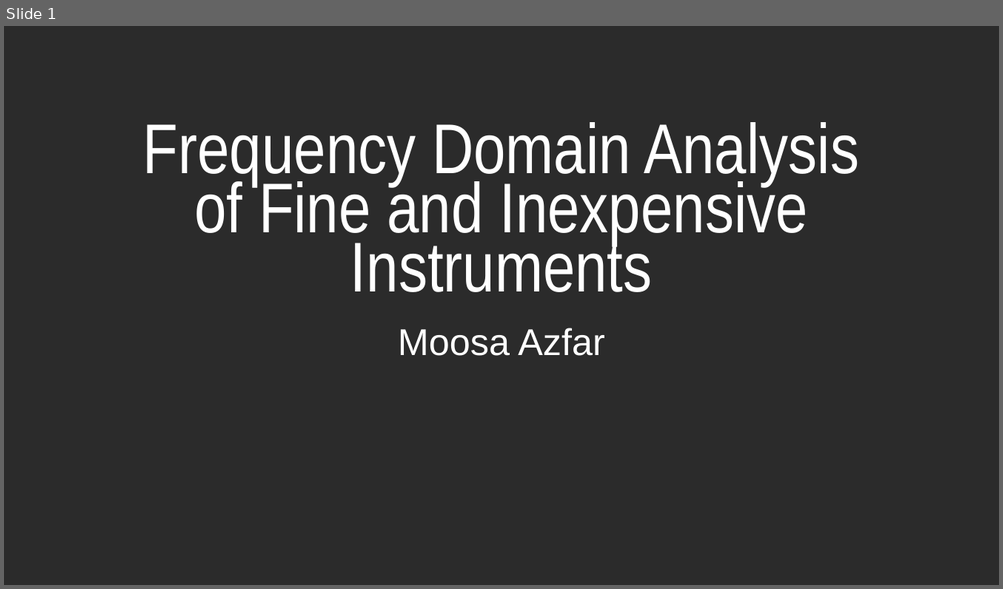
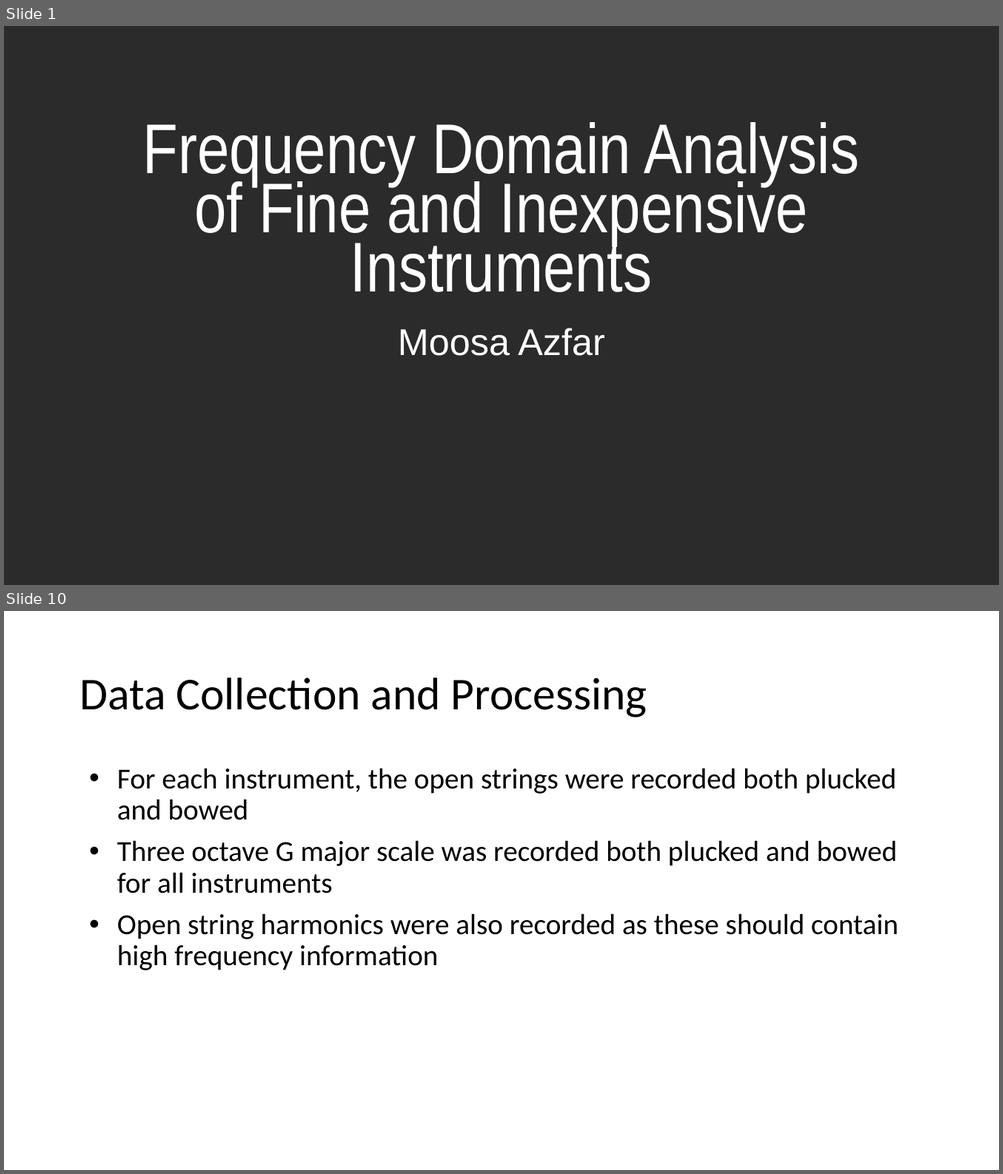
Before and after one commit to mxazfar/Music-Project, a slide deck: URC Presentation.pptx. Shown one above the other, each under a label of ours: slide 1 before the commit, slides 1 and 10 after it; the slides between them are not shown. The pictures are 1003x589 and 1003x1174 pixels, drawn with LibreOffice and Linux fonts; fonts in the diff are those of the drawing; background and template pictures are left out; a plain dark background stands for a picture behind light text. Boxes give left, top, right and bottom in pixels: in the first picture for what was removed or moved away, otherwise in the second. Text is boxed around its words. In the diff, an @@ line names an element or a change of style, - is before the commit and + after.

```diff
--- a/URC Presentation.pptx
+++ b/URC Presentation.pptx
@@ slide 10 added at bbox=[4, 611, 999, 1170], background #FFFFFF @@
@@ title added at bbox=[79, 678, 647, 718], 44 pt, text #000000 @@
+Data Collection and Processing
@@ text added at bbox=[117, 768, 898, 971], 28 pt, text #000000 @@
+• For each instrument, the open strings were recorded both plucked and bowed
+• Three octave G major scale was recorded both plucked and bowed for all instruments
+• Open string harmonics were also recorded as these should contain high frequency information
```
Also in this commit, not shown: 16 other slides added, 1 slide removed.
